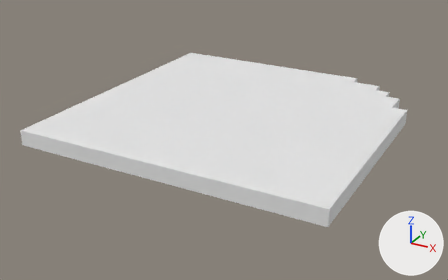
One commit to the OBJ model resources/public/models/Terrain/13-Road_Corner.obj: the scene before it, then after it.
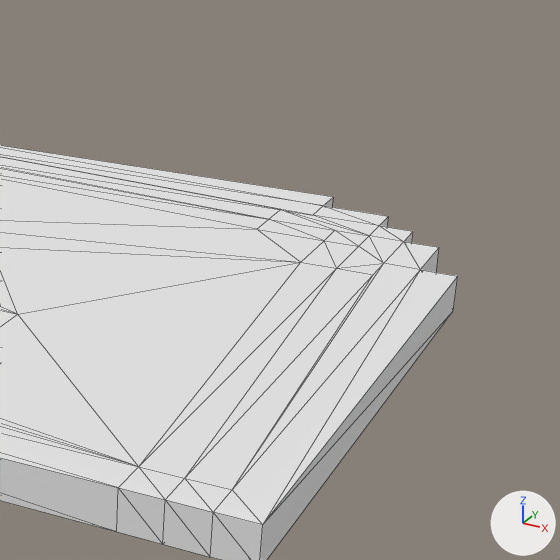
Old and new are each drawn whole from a 50 mm camera at (11.1, 0.81, 1.58) aimed at (9.26, 4.16, -0.09) and again close up on the part from 50% to 100% of the width and 0% to 80% of the height. The lights are fixed; the arrows at lower right show +X, +Y and +Z. The close-ups show mesh edges as thin lines. Where no turn or scale is listed for an object, it has been applied to the vertices. Vertices at the same position are counted once.

The older version as bpy lines, for what is in view:
```python
me_road_corner = bpy.data.meshes.new('Road_Corner')
me_road_corner.from_pydata(...)  # 116 vertices, 228 faces; spans x 8.3..10.3, y 3.3..5.3, z 0.0..0.1
me_road_corner.materials.append(mat_palette)  # white #e7e7e7
ob_road_corner = bpy.data.objects.new('Road_Corner', me_road_corner)
ob_road_corner.location = (0.0, 0.0, 0.0)
```
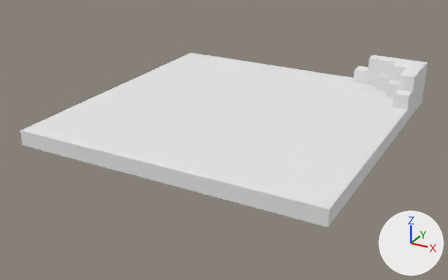
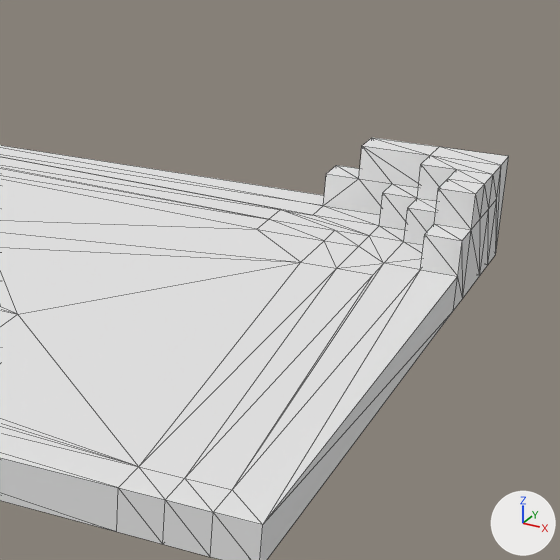
Edits to the bpy script that builds the scene:
```text
Change me_road_corner:
    used by ob_road_corner; location = (0.0, 0.0, 0.0)
    remove me_road_corner.from_pydata(...)  # 116 vertices, 228 faces; spans x 8.3..10.3, y 3.3..5.3, z 0.0..0.1
    add me_road_corner.from_pydata(...)  # 159 vertices, 314 faces; spans x 8.3..10.3, y 3.3..5.3, z 0.0..0.3
    me_road_corner part 1
    20 faces are deleted
    11 vertices are added at x 9.9..10.3, y 5.0..5.3, z 0.0..0.3
    9 new vertices lie (0.0, 0.0, 0.1) away from vertices in x 9.8..10.3, y 4.8..5.3, z 0.1
    10 new vertices lie (0.0, 0.1, 0.0) away from vertices in x 10.0..10.3, y 4.8..5.2, z 0.0..0.2
    6 new vertices lie (0.0, 0.0, 0.1) away from vertices in x 10.1..10.3, y 4.9..5.2, z 0.2
    7 new vertices lie (0.1, 0.0, 0.0) away from vertices in x 9.8..10.2, y 5.0..5.3, z 0.0..0.3
    106 new faces join them
```

Boxes [x1, y1, x2, y2] around the edits, measured in the close-ups (560 x 560 px):
'Road_Corner', reshaped: before [0, 145, 458, 560]; after [0, 138, 509, 560]
part 1 of me_road_corner, built on: before [324, 198, 439, 272]; after [323, 138, 509, 311]
